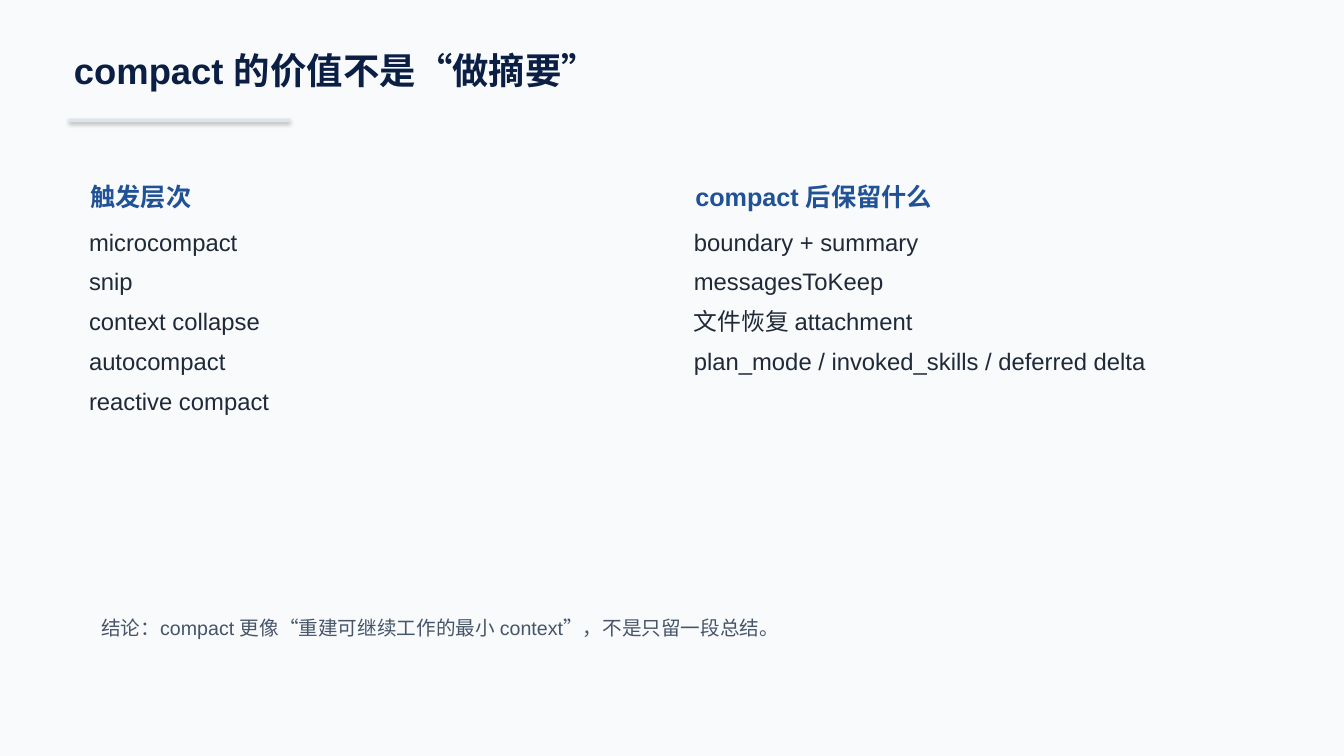
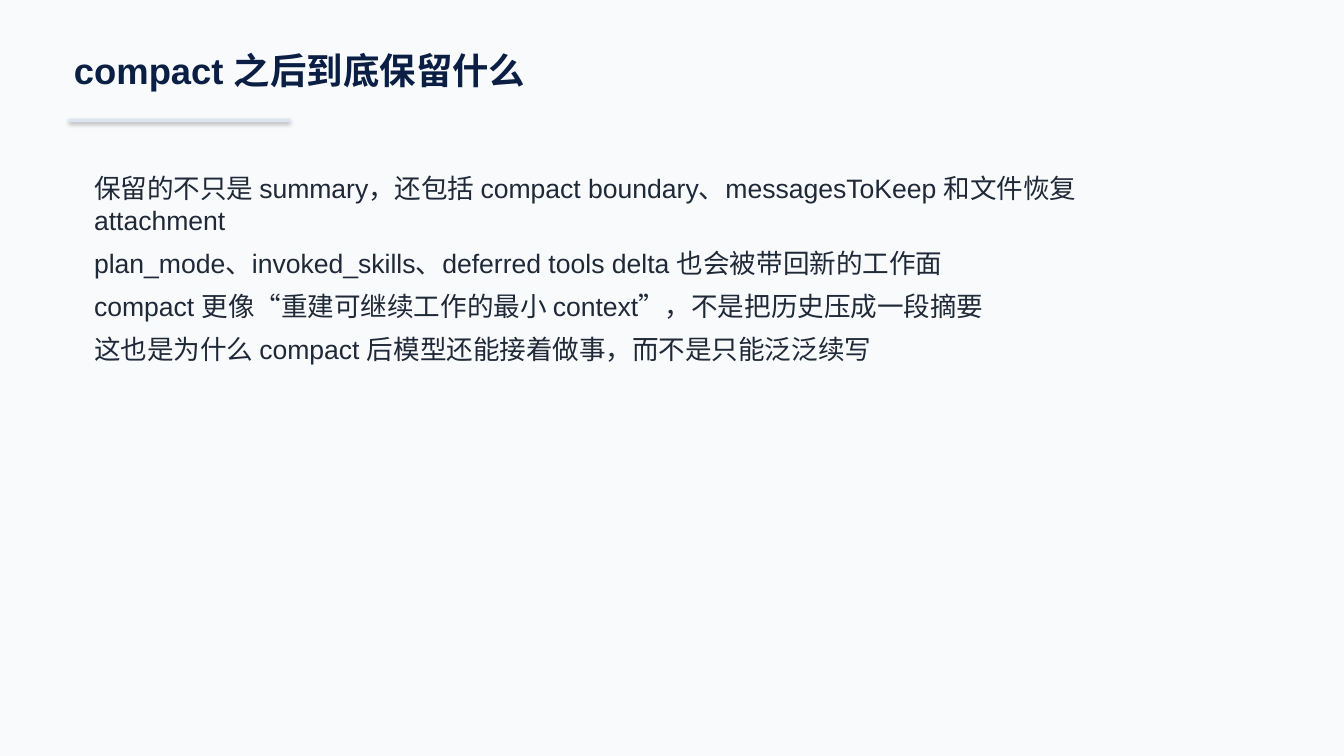
Before and after one commit to boboliu-1010/ccode, a slide deck: slide 11 of docs/zh/00-代码总览与运行时走读-WPS兼容版.pptx (slide 12 before the commit). Drawn at 1344x756 pixels with LibreOffice and Linux fonts; fonts in the diff are those of the drawing. Boxes give left, top, right and bottom in pixels: in the first picture for what was removed or moved away, otherwise in the second. Text is boxed around its words. In the diff, an @@ line names an element or a change of style, - is before the commit and + after.

```diff
--- a/docs/zh/00-代码总览与运行时走读-WPS兼容版.pptx
+++ b/docs/zh/00-代码总览与运行时走读-WPS兼容版.pptx
@@ text at bbox=[74, 53, 525, 91]: text changed @@
-compact 的价值不是“做摘要”
+compact 之后到底保留什么
@@ text added at bbox=[94, 175, 1077, 365], 19 pt, text #1F2937 @@
+保留的不只是 summary，还包括 compact boundary、messagesToKeep 和文件恢复 attachment
+plan_mode、invoked_skills、deferred tools delta 也会被带回新的工作面
+compact 更像“重建可继续工作的最小 context”，不是把历史压成一段摘要
+这也是为什么 compact 后模型还能接着做事，而不是只能泛泛续写
@@ text removed at bbox=[91, 184, 192, 209] @@
-触发层次
@@ text removed at bbox=[695, 184, 932, 212] @@
-compact 后保留什么
@@ text removed at bbox=[89, 233, 269, 415] @@
-microcompact
-snip
-context collapse
-autocompact
-reactive compact
@@ text removed at bbox=[694, 233, 1146, 375] @@
-boundary + summary
-messagesToKeep
-文件恢复 attachment
-plan_mode / invoked_skills / deferred delta
@@ text removed at bbox=[101, 618, 779, 639] @@
-结论：compact 更像“重建可继续工作的最小 context”，不是只留一段总结。
```
Also in this commit, not shown: 2 other slides changed, 1 slide added, 3 slides removed, 2 other files.
